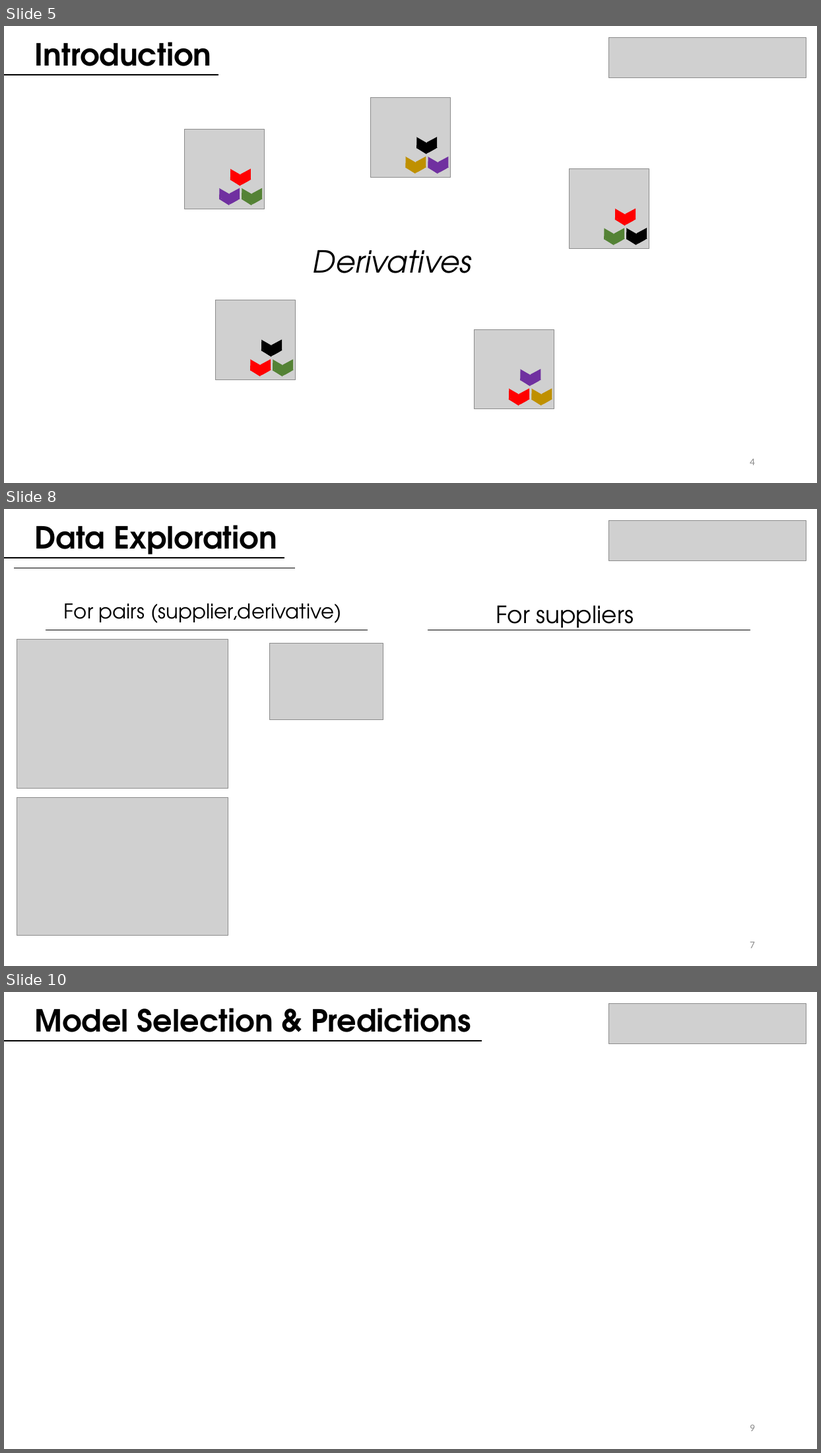
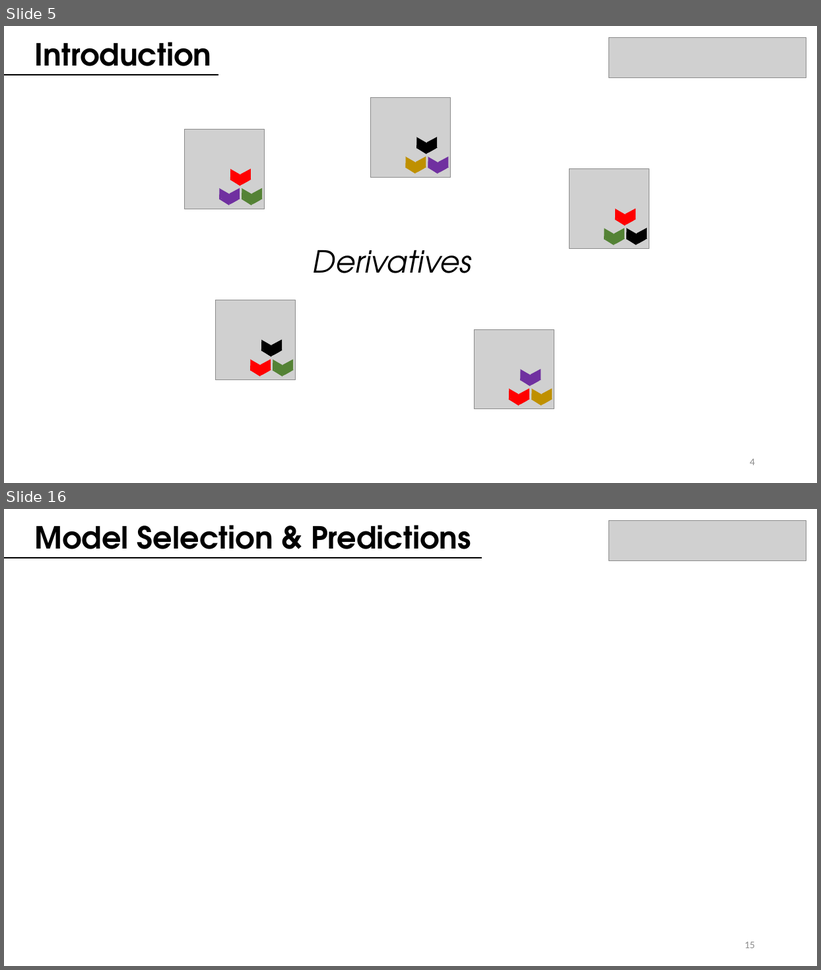
Before and after one commit to juanbeta98/DataScienceStudyCase, a slide deck: BMW ML Case Study.pptx. Shown one above the other, each under a label of ours: slides 5, 8 and 10 before the commit, slides 5 and 16 after it; the slides between them are not shown. The pictures are 821x1453 and 821x970 pixels, drawn with LibreOffice and Linux fonts; fonts in the diff are those of the drawing; grey boxes stand for pictures. Boxes give left, top, right and bottom in pixels: in the first picture for what was removed or moved away, otherwise in the second. Text is boxed around its words. In the diff, an @@ line names an element or a change of style, - is before the commit and + after.

```diff
--- a/BMW ML Case Study.pptx
+++ b/BMW ML Case Study.pptx
@@ slide 8 removed at bbox=[4, 509, 817, 966], background #FFFFFF @@
@@ text removed at bbox=[35, 525, 277, 559] @@
-Data Exploration
@@ picture removed at bbox=[609, 521, 806, 561] @@
@@ line removed from (4, 557) to (284, 557) @@
@@ line removed from (4, 559) to (284, 559) @@
@@ line removed from (15, 568) to (295, 568) @@
@@ text removed at bbox=[64, 603, 342, 623] @@
-For pairs (supplier,derivative)
@@ text removed at bbox=[496, 605, 634, 630] @@
-For suppliers
@@ picture removed at bbox=[17, 640, 228, 788] @@
@@ line removed from (46, 630) to (368, 630) @@
@@ picture removed at bbox=[270, 644, 384, 720] @@
@@ line removed from (428, 630) to (750, 630) @@
@@ picture removed at bbox=[17, 797, 228, 936] @@
@@ page number removed at bbox=[750, 942, 755, 949] @@
-7
@@ what was slide 10 is now slide 16 @@
@@ page number at bbox=[745, 942, 755, 949]: text changed @@
-9
+15
```
Also in this commit, not shown: 3 slides changed, 7 slides added, 2 other files.
